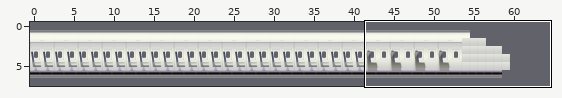
Level history. Tiled map: Content/planemap.tmx. The first picture is a wide view before the edit; the outline marks the close-up.
Close-up. Before the commit:
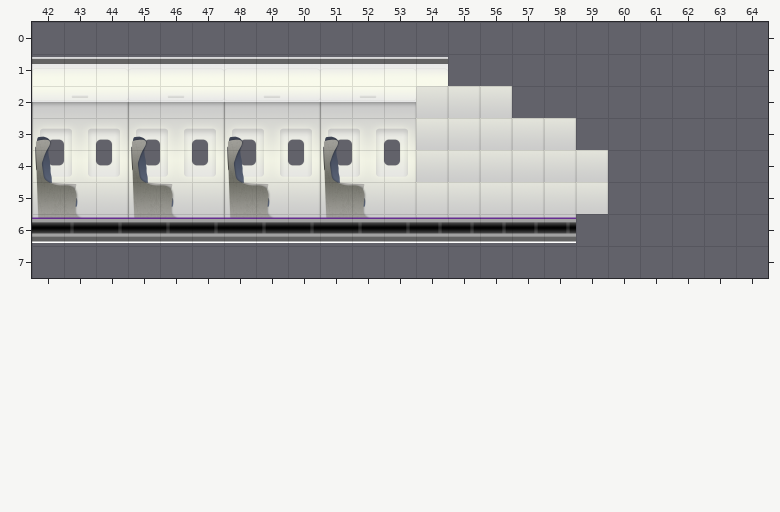
Cells are 100x100 px. Shown: x 42..64, y 0..7. The commit also changed other parts of the map, which this record leaves out. The old version is drawn lined up with the new one.
The same view after the edit:
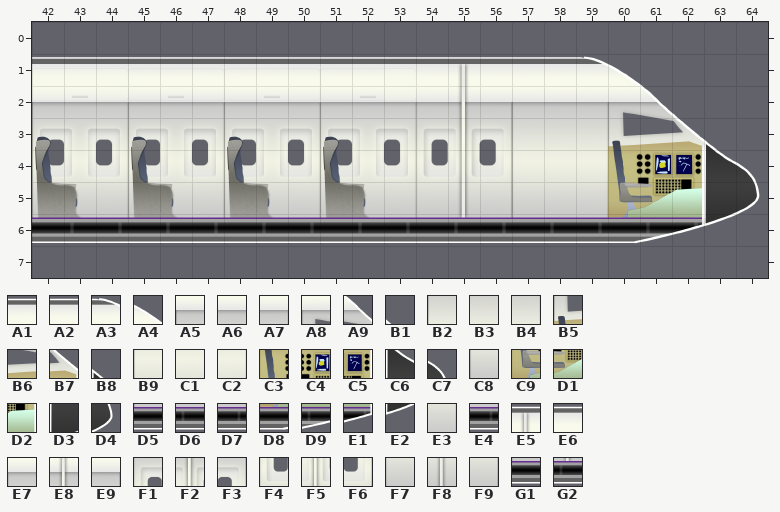
Key: from "PlaneInner-Cockpit": A1 0, A2 1, A3 2, A4 3, A5 12, A6 13, A7 14, A8 15, A9 16, B1 17, B2 24, B3 25, B4 26, B5 27, B6 28, B7 29, B8 30, B9 36, C1 37, C2 38, C3 39, C4 40, C5 41, C6 42, C7 43, C8 48, C9 51, D1 52, D2 53, D3 54, D4 55, D5 60, D6 61, D7 62, D8 63, D9 64, E1 65, E2 66; from "PlaneInner-FirstClass": E3 56, E4 62; from "PlaneInner-Partition": E5 1, E6 2, E7 3, E8 4, E9 5, F1 6, F2 7, F3 8, F4 9, F5 10, F6 11, F7 12, F8 13, F9 14, G1 15, G2 16.
__ is an empty cell, .. an unchanged one.
From old to new:
map size 60x8 -> 65x8 cells
--- layer "internal"
@@ x 54..64 @@
-1 .. __ __ __ __ __ __ .. .. .. ..
-2 E3 E3 E3 __ __ __ __ __ __ .. ..
-3 E3 E3 E3 E3 E3 __ __ __ __ __ ..
-4 E3 E3 E3 E3 E3 E3 __ __ __ __ __
-5 E3 E3 E3 E3 .. .. __ __ __ __ __
-6 E4 E4 .. E4 E4 __ __ __ __ __ ..
+1 .. E5 E6 A1 A2 A3 A4 .. .. .. ..
+2 E7 E8 E9 A5 A6 A7 A8 A9 B1 .. ..
+3 F1 F2 F3 B2 B3 B4 B5 B6 B7 B8 ..
+4 F4 F5 F6 B9 C1 C2 C3 C4 C5 C6 C7
+5 F7 F8 F9 C8 .. .. C9 D1 D2 D3 D4
+6 G1 G2 .. D5 D6 D7 D8 D9 E1 E2 ..
